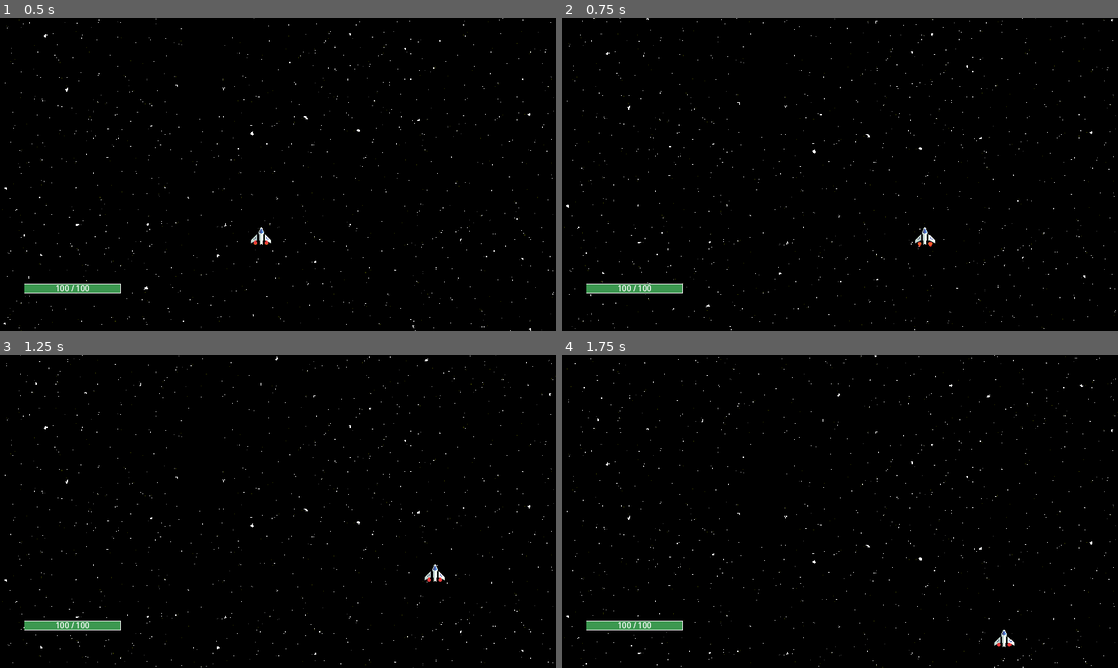
Above: before the commit, frames 1-4 (two rows, left to right).
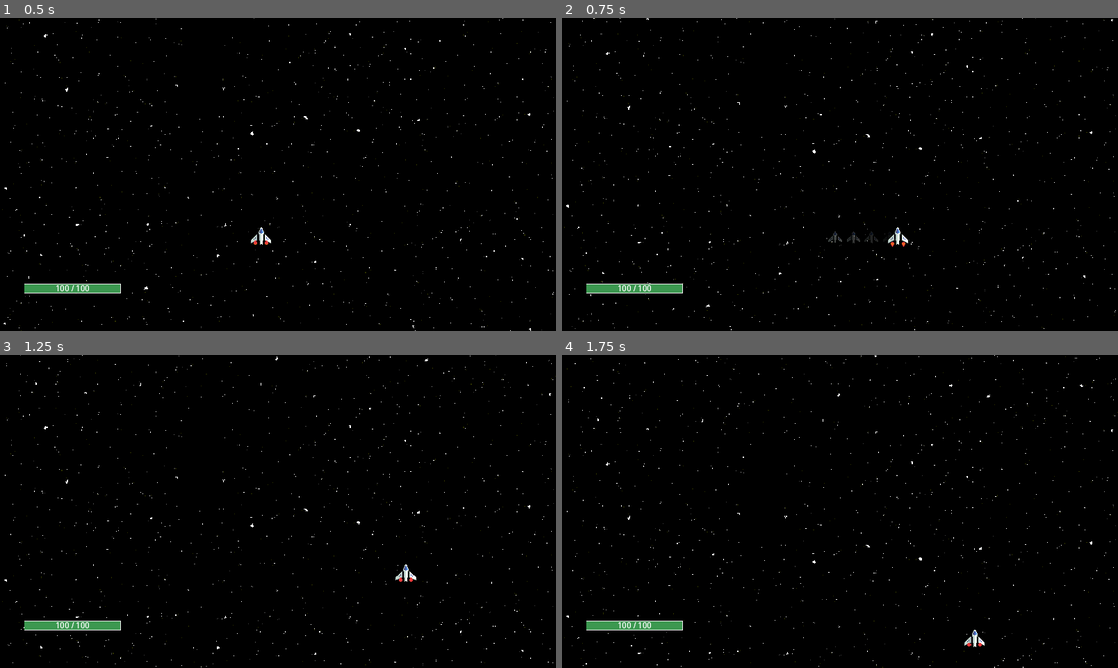
Above: after the commit, the same moments.

Repository: vezer1993/space-shooter-roguelike
Game: Godot game, scene res://Scenes/game.tscn
Same seed, same stepped clock (60 frames per second), same inputs: the game is played once before the commit and once after it.
Inputs (mouse positions are in pixels of both pictures, inside the frame that each line leads up to):
- Up to frame 1 (0.5 s): no input
- Up to frame 2 (0.75 s): move the mouse to (962, 158) at 0.52 s; hold D (move_right) from 0.53 s (still down); tap Shift (dodge) at 0.6 s
- Up to frame 3 (1.25 s): keep holding D (move_right)
- Up to frame 4 (1.75 s): move the mouse to (728, 527) at 1.27 s; release D (move_right) at 1.28 s; hold S (move_down) from 1.28 s (still down); tap Shift (dodge) at 1.35 s

Frame 1 is identical in both runs. In frame 2, 0.3% of the frame differs, in the area x 47-68%, y 66-74%; in frame 3, 0.2%; in frame 4, 0.2%.

Commit message:
dodge dorada
- dodge napravljen da klizne na novu poziciju umjesto da se teleportira,
- napravljena animacija da ostane trag za njim

Diff:
--- /dev/null
+++ b/Scenes/Components/EngineEffects/after_image.gd
@@ -0,0 +1,16 @@
+extends Sprite2D
+
+
+func _ready():
+	# Fade out over time
+	var tween = create_tween()
+	tween.tween_property(self, "modulate:a", 0.0, 0.5)  # Fade to transparent
+	tween.tween_callback(queue_free)  # Remove when done
+
+func setup(original_sprite: Sprite2D, start_alpha: float = 0.6):
+	# Copy the original sprite's appearance
+	texture = original_sprite.texture
+	global_position = original_sprite.global_position
+	rotation = original_sprite.rotation
+	scale = original_sprite.scale
+	modulate.a = start_alpha
--- /dev/null
+++ b/Scenes/Components/EngineEffects/after_image.tscn
@@ -0,0 +1,6 @@
+[gd_scene load_steps=2 format=3 uid="uid://ddy3pe8xbbf0f"]
+
+[ext_resource type="Script" path="res://Scenes/Components/EngineEffects/after_image.gd" id="1_7pba7"]
+
+[node name="AfterImage" type="Sprite2D"]
+script = ExtResource("1_7pba7")
--- a/Scripts/playershuttle.gd
+++ b/Scripts/playershuttle.gd
@@ -7,6 +7,7 @@
 const DODGE_COOLDOWN := 1.0
 var dodge_cooldown_timer: float = 0.0
 var can_dodge: bool = true
+var is_dodging: bool = false
 
 func _ready():
 	var hud = get_node("../Camera2D/HUD")  # Or wherever your HUD is
@@ -71,18 +72,41 @@
 		is_flipped = false
 
 func dodge(direction: float):
-	#var tween = create_tween()
 	if not can_dodge:
 		return
 
-	# Calculate dodge position
-	var dodge_vector = Vector2(direction * DODGE_DISTANCE, 0)
-	global_position += dodge_vector
-
-	# Start cooldown
-	dodge_cooldown_timer = DODGE_COOLDOWN
 	can_dodge = false
 
+	# Calculate target position
+	var start_position = global_position
+	var target_position = global_position + Vector2(direction * DODGE_DISTANCE, 0)
 
-	#tween.tween_property(self, "modulate:a", 0.3, 0.1)  # Fade out
-	#tween.tween_property(self, "modulate:a", 1.0, 0.1)
+	# Create smooth movement with tween
+	var tween = create_tween()
+	tween.set_ease(Tween.EASE_OUT)
+	tween.set_trans(Tween.TRANS_SINE)
+
+	# Animate to target position
+	tween.tween_property(self, "global_position", target_position, 0.2)  # 0.2 seconds
+
+	# When done
+	tween.tween_callback(func():
+		dodge_cooldown_timer = DODGE_COOLDOWN
+	)
+
+	# Create afterimages during the slide
+	create_sliding_afterimages(start_position, target_position)
+
+func create_sliding_afterimages(start_pos: Vector2, end_pos: Vector2):
+	var afterimage_scene = preload("res://Scenes/Components/EngineEffects/after_image.tscn")
+	var sprite = $"MainShip-Base-FullHealth"
+
+	# Create afterimages along the path
+	for i in range(5):
+		var progress = float(i) / 4.0
+		var afterimage_position = start_pos.lerp(end_pos, progress)
+
+		var afterimage = afterimage_scene.instantiate()
+		get_tree().current_scene.add_child(afterimage)
+		afterimage.setup(sprite, 0.4 - (i * 0.1))
+		afterimage.global_position = afterimage_position
